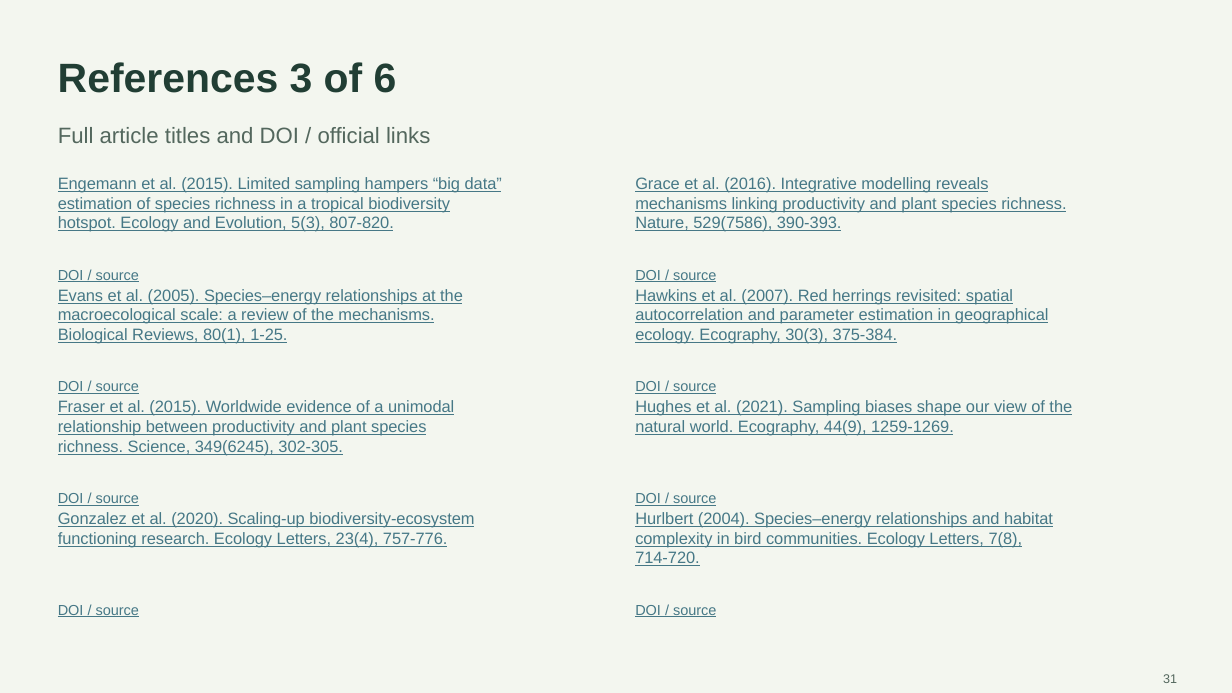
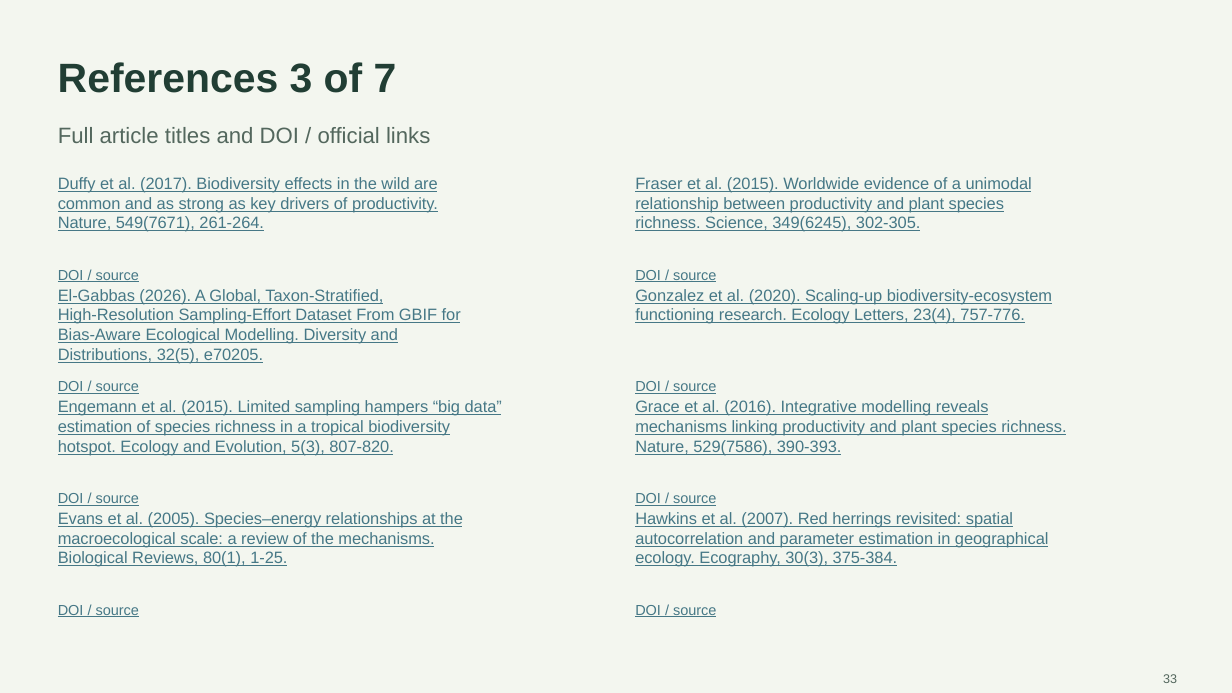
Before and after one commit to Devansh061105/Course-Project-EVST, a slide deck: slide 33 of presentation/final/Final_Evaluation_Biodiversity_Productivity.pptx (slide 31 before the commit). Drawn at 1232x693 pixels with LibreOffice and Linux fonts; fonts in the diff are those of the drawing. Boxes give left, top, right and bottom in pixels: in the first picture for what was removed or moved away, otherwise in the second. Text is boxed around its words. In the diff, an @@ line names an element or a change of style, - is before the commit and + after.

```diff
--- a/presentation/final/Final_Evaluation_Biodiversity_Productivity.pptx
+++ b/presentation/final/Final_Evaluation_Biodiversity_Productivity.pptx
@@ text at [58,62,397,93]: text changed @@
-References 3 of 6
+References 3 of 7
@@ text at [58,177,438,232]: text changed @@
-Engemann et al. (2015). Limited sampling hampers “big data”
-estimation of species richness in a tropical biodiversity
-hotspot. Ecology and Evolution, 5(3), 807-820.
+Duffy et al. (2017). Biodiversity effects in the wild are
+common and as strong as key drivers of productivity.
+Nature, 549(7671), 261-264.
@@ text at [635,177,1032,232]: text changed @@
-Grace et al. (2016). Integrative modelling reveals
-mechanisms linking productivity and plant species richness.
-Nature, 529(7586), 390-393.
+Fraser et al. (2015). Worldwide evidence of a unimodal
+relationship between productivity and plant species
+richness. Science, 349(6245), 302-305.
@@ text at [58,289,461,363]: text changed @@
-Evans et al. (2005). Species–energy relationships at the
-macroecological scale: a review of the mechanisms.
-Biological Reviews, 80(1), 1-25.
+El-Gabbas (2026). A Global, Taxon‐Stratified,
+High‐Resolution Sampling‐Effort Dataset From GBIF for
+Bias‐Aware Ecological Modelling. Diversity and
+Distributions, 32(5), e70205.
@@ text at [635,289,1052,324]: text changed @@
-Hawkins et al. (2007). Red herrings revisited: spatial
-autocorrelation and parameter estimation in geographical
-ecology. Ecography, 30(3), 375-384.
+Gonzalez et al. (2020). Scaling‐up biodiversity‐ecosystem
+functioning research. Ecology Letters, 23(4), 757-776.
@@ text at [58,400,502,455]: text changed @@
-Fraser et al. (2015). Worldwide evidence of a unimodal
-relationship between productivity and plant species
-richness. Science, 349(6245), 302-305.
+Engemann et al. (2015). Limited sampling hampers “big data”
+estimation of species richness in a tropical biodiversity
+hotspot. Ecology and Evolution, 5(3), 807-820.
@@ text at [635,400,1066,455]: text changed @@
-Hughes et al. (2021). Sampling biases shape our view of the
-natural world. Ecography, 44(9), 1259-1269.
+Grace et al. (2016). Integrative modelling reveals
+mechanisms linking productivity and plant species richness.
+Nature, 529(7586), 390-393.
@@ text at [58,512,463,567]: text changed @@
-Gonzalez et al. (2020). Scaling‐up biodiversity‐ecosystem
-functioning research. Ecology Letters, 23(4), 757-776.
+Evans et al. (2005). Species–energy relationships at the
+macroecological scale: a review of the mechanisms.
+Biological Reviews, 80(1), 1-25.
@@ text at [635,512,1049,567]: text changed @@
-Hurlbert (2004). Species–energy relationships and habitat
-complexity in bird communities. Ecology Letters, 7(8),
-714-720.
+Hawkins et al. (2007). Red herrings revisited: spatial
+autocorrelation and parameter estimation in geographical
+ecology. Ecography, 30(3), 375-384.
@@ text at [1163,674,1177,683]: text changed @@
-31
+33
```
Also in this commit, not shown: 29 other slides changed, 9 slides added, 5 slides removed, 6 other files.
